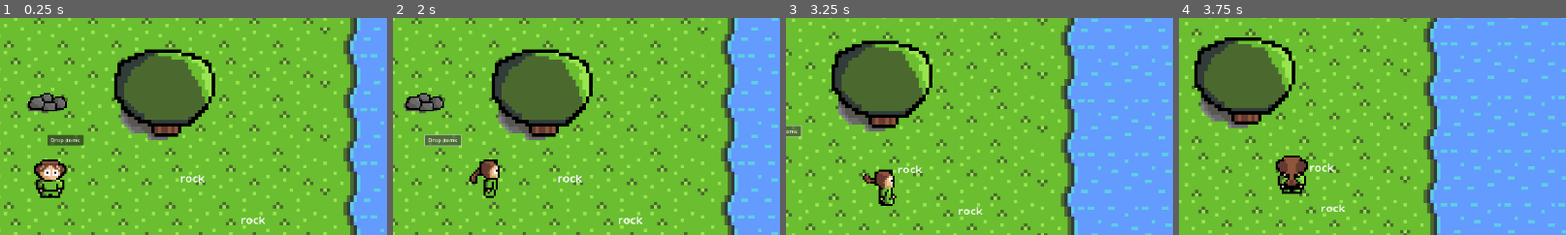
Above: before the commit, frames 1-4 (left to right).
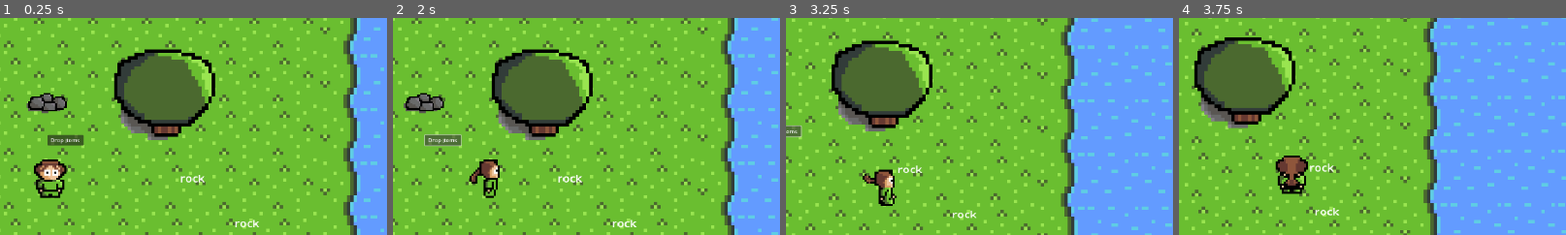
Above: after the commit, the same moments.

Repository: aubindetrez/DigitalReborn
Game: Godot game, scene res://scenes/main_scene.tscn
Same seed, same stepped clock (60 frames per second), same inputs: the game is played once before the commit and once after it. Sound files missing from this copy of the repository are replaced by a short silence.
Inputs:
- Up to frame 1 (0.25 s): no input
- Up to frame 2 (2 s): click "Drop items" at 0.5 s; tap Enter (ui_accept) at 1.25, 1.52 s; hold Right (ui_right) from 1.28 s (still down)
- Up to frame 3 (3.25 s): release Right (ui_right) at 2.03 s; hold Down (ui_down) 2.03-2.78 s; tap Enter (ui_accept) at 2.27 s; hold Right (ui_right) from 2.78 s (still down)
- Up to frame 4 (3.75 s): release Right (ui_right) at 3.53 s; hold Up (ui_up) from 3.53 s (still down)
The pictures show only the part of the screen within x 43-93%, y 23-73%; the shares and areas given below are measured in that part.

The runs differ from the first frame. In frame 1, 0.2% of the frame differs, in the area x 60-69%, y 91-97%; in frame 2, 0.2%, in the area x 56-65%, y 91-97%; in frame 3, 0.2%; in frame 4, 0.2%.

Commit message:
Drop rocks when the Rock is hit

Diff:
--- a/HitBox.gd
+++ b/HitBox.gd
@@ -13,6 +13,9 @@
 	display_label_1s()
 	audioPlayer.play()
 
+	await audioPlayer.finished
+	instanciate_item()
+
 func display_label_1s():
 	label.visible = true
 	timer.wait_time = 1.0
@@ -20,3 +23,12 @@
 
 func _on_timer_timeout():
 	label.visible = false
+
+@export var drop_offset: Vector2 = Vector2(0, 70)
+func instanciate_item():
+	var drop_scene = preload("res://dropped_item.tscn")
+	var instance = drop_scene.instantiate()
+	instance.global_position = self.global_position - drop_offset
+	instance.friction = 3
+	instance.item_name = "rock"
+	get_tree().get_current_scene().add_child(instance)
--- a/scenes/main_scene.tscn
+++ b/scenes/main_scene.tscn
@@ -407,7 +407,7 @@
 item_name = "furnace"
 
 [node name="Item2" parent="." instance=ExtResource("4_hrpv8")]
-position = Vector2(307, 178)
+position = Vector2(298, 183)
 item_name = "rock"
 
 [node name="Item3" parent="." instance=ExtResource("4_hrpv8")]
